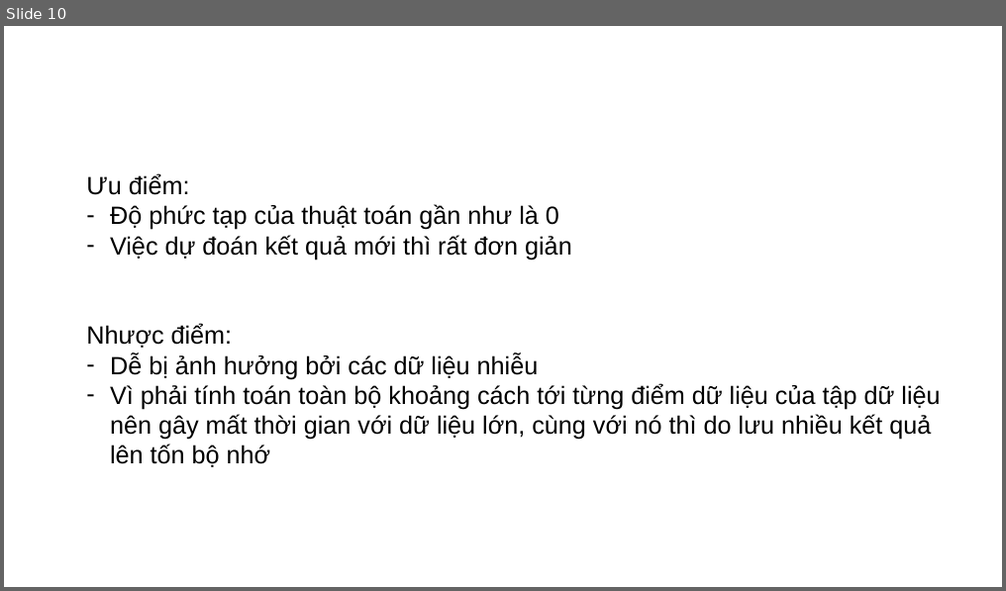
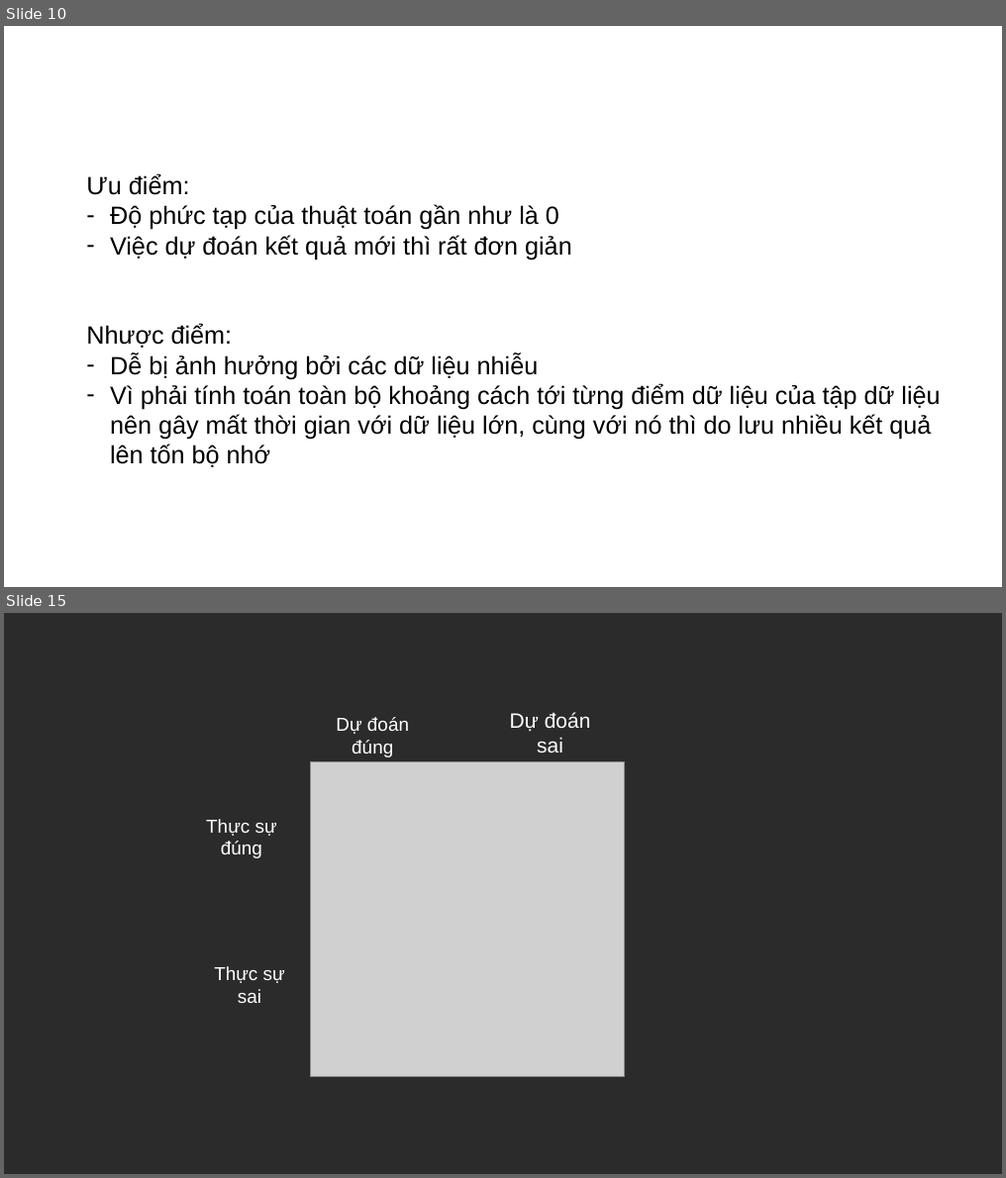
Before and after one commit to doanquocnhan/Credit-Card-Fraud-Detection-Using-KNN, a slide deck: BaoCao_4Tuandau.pptx. Shown one above the other, each under a label of ours: slide 10 before the commit, slides 10 and 15 after it; the slides between them are not shown. The pictures are 1006x591 and 1006x1178 pixels, drawn with LibreOffice and Linux fonts; fonts in the diff are those of the drawing; grey boxes stand for pictures; background and template pictures are left out; a plain dark background stands for a picture behind light text. Boxes give left, top, right and bottom in pixels: in the first picture for what was removed or moved away, otherwise in the second. Text is boxed around its words. In the diff, an @@ line names an element or a change of style, - is before the commit and + after.

```diff
--- a/BaoCao_4Tuandau.pptx
+++ b/BaoCao_4Tuandau.pptx
@@ slide 15 added at <box>4,613,1002,1174</box>, background picture (left out) @@
@@ group added at <box>206,712,625,1077</box>: 4 texts, 1 picture @@
+Thực sự đúng
+Thực sự sai
+Dự đoán đúng
+Dự đoán sai
```
Also in this commit, not shown: 3 slides changed, 4 other slides added.
